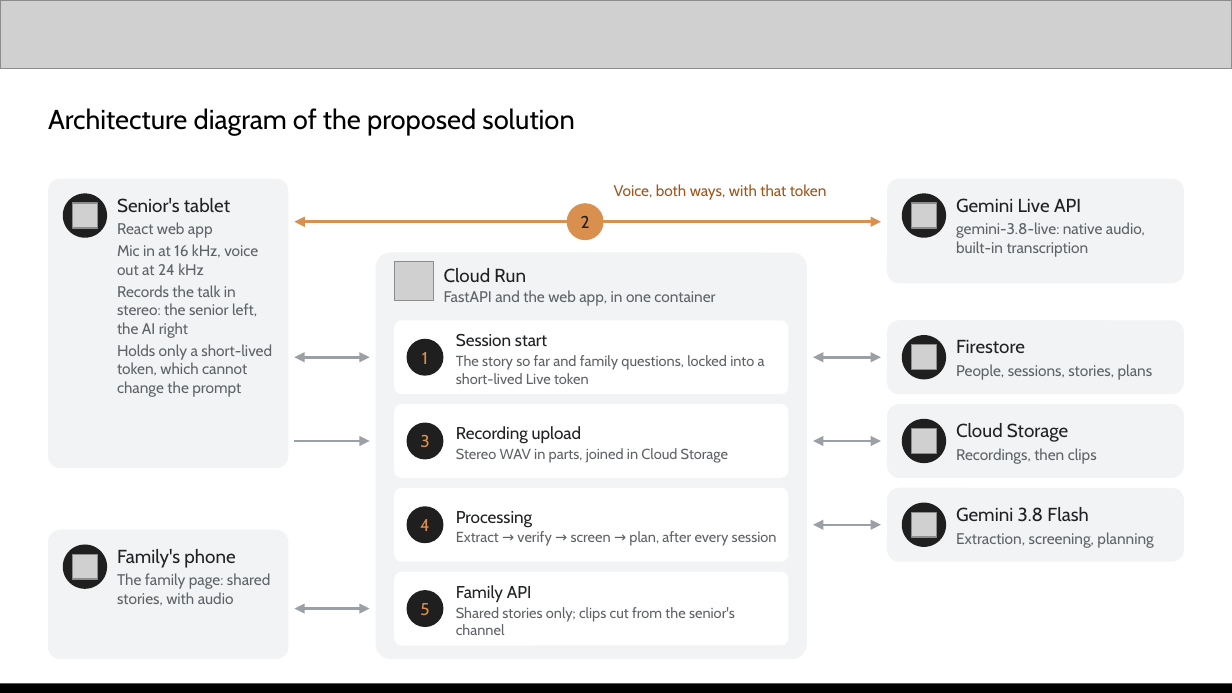
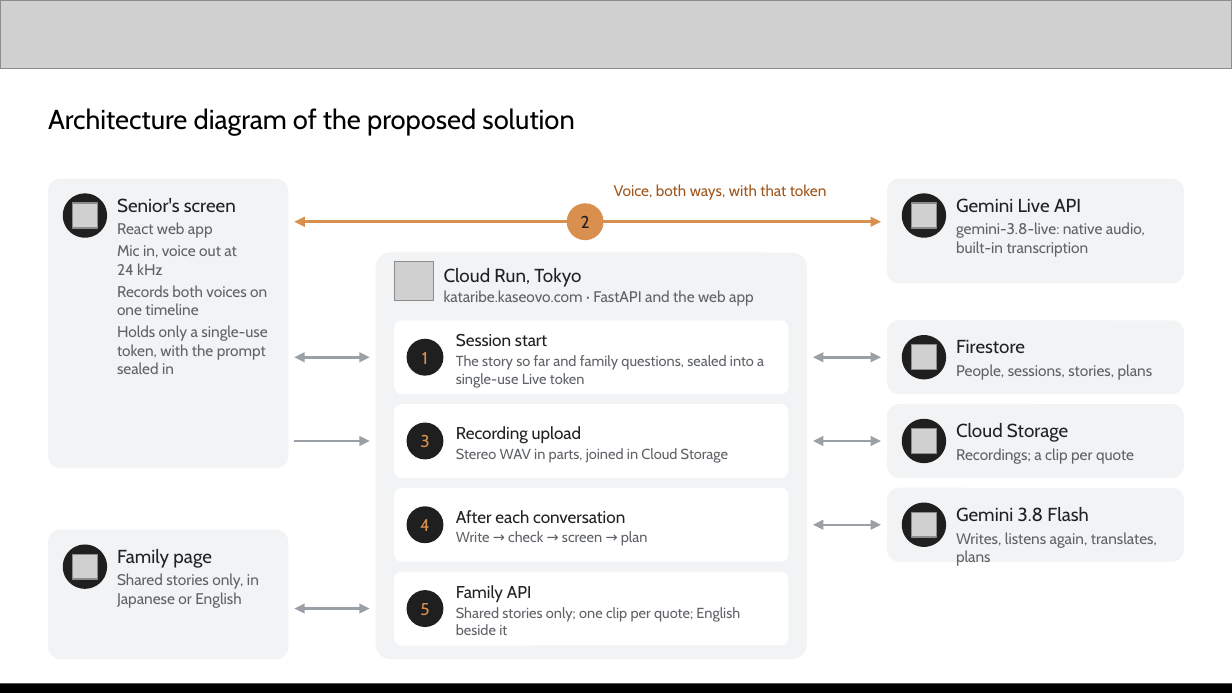
Before and after one commit to kaseovo/kataribe, a slide deck: slide 7 of docs/demo/kataribe-pitch-deck.pptx. Drawn at 1232x693 pixels with LibreOffice and Linux fonts; fonts in the diff are those of the drawing; grey boxes stand for pictures. Boxes give left, top, right and bottom in pixels: in the first picture for what was removed or moved away, otherwise in the second. Text is boxed around its words. In the diff, an @@ line names an element or a change of style, - is before the commit and + after.

```diff
--- a/docs/demo/kataribe-pitch-deck.pptx
+++ b/docs/demo/kataribe-pitch-deck.pptx
@@ text at (117,198,236,213): text changed @@
-Senior's tablet
+Senior's screen
@@ text at (117,245,267,374): text changed @@
-Mic in at 16 kHz, voice out at 24 kHz
-Records the talk in stereo: the senior left, the AI right
-Holds only a short-lived token, which cannot change the prompt
+Mic in, voice out at 24 kHz
+Records both voices on one timeline
+Holds only a single-use token, with the prompt sealed in
@@ text at (444,268,754,306): text changed @@
-Cloud Run
-FastAPI and the web app, in one container
+Cloud Run, Tokyo
+kataribe.kaseovo.com · FastAPI and the web app
@@ text at (456,355,764,388): text changed @@
-The story so far and family questions, locked into a short-lived Live token
+The story so far and family questions, sealed into a single-use Live token
@@ text at (956,448,1134,464): text changed @@
-Recordings, then clips
+Recordings; a clip per quote
@@ text at (456,510,648,546): text changed @@
-Processing
-Extract → verify → screen → plan, after every session
+After each conversation
+Write → check → screen → plan
@@ text at (956,532,1157,566): text changed @@
-Extraction, screening, planning
+Writes, listens again, translates, plans
@@ text at (117,549,259,608): text changed @@
-Family's phone
-The family page: shared stories, with audio
+Family page
+Shared stories only, in Japanese or English
@@ text at (456,607,740,635): text changed @@
-Shared stories only; clips cut from the senior's channel
+Shared stories only; one clip per quote; English beside it
```
Also in this commit, not shown: 12 other slides changed, 9 other files.
